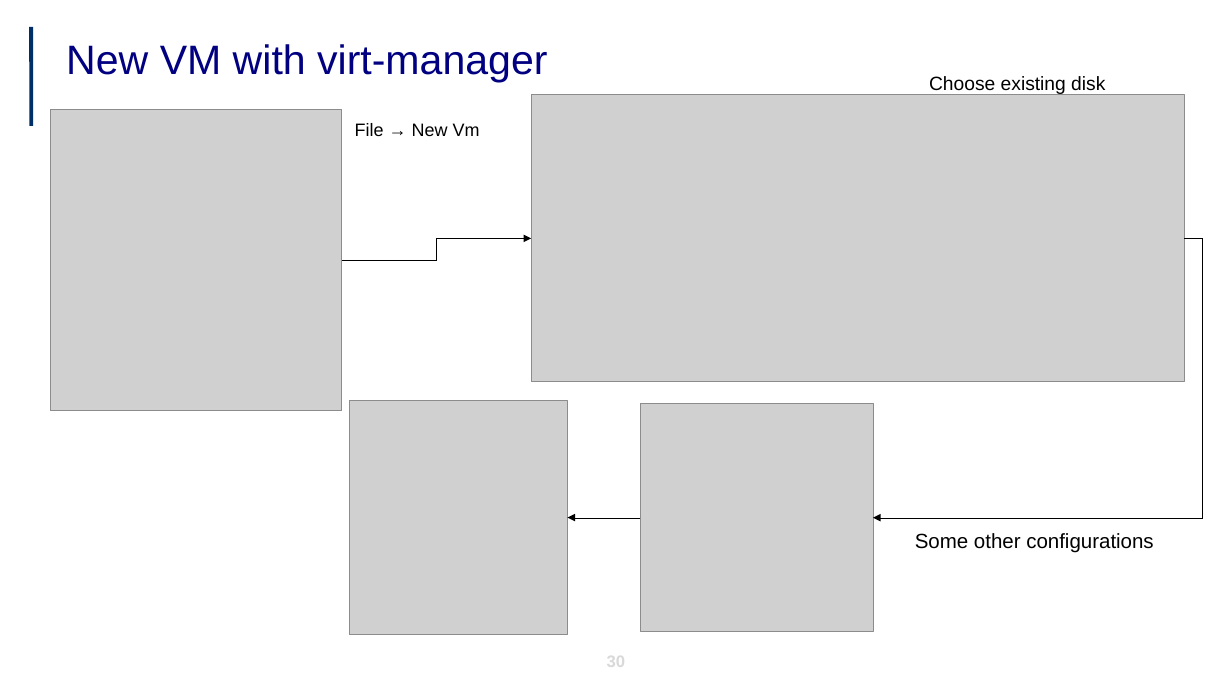
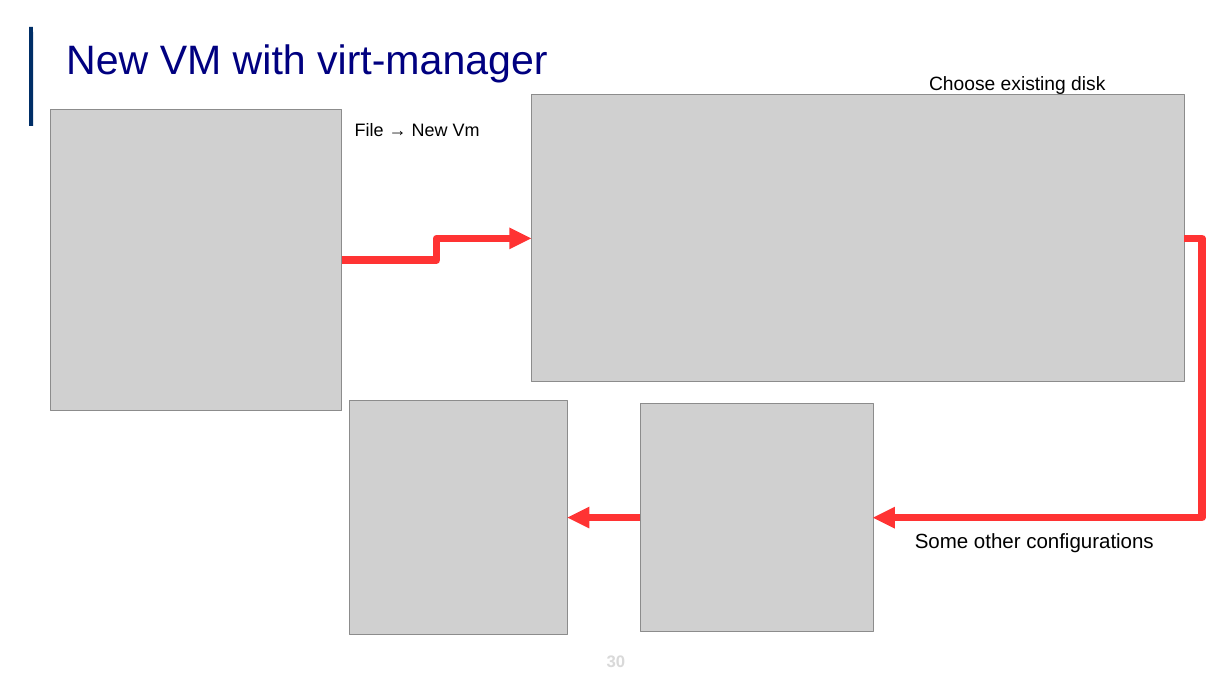
Before and after one commit to jicarretero/SummitMalaga2017, a slide deck: slide 30 of FiwareUtrecht.odp. Drawn at 1232x693 pixels with LibreOffice and Linux fonts; fonts in the diff are those of the drawing; grey boxes stand for pictures; background and template pictures are left out. Boxes give left, top, right and bottom in pixels: in the first picture for what was removed or moved away, otherwise in the second. Text is boxed around its words. In the diff, an @@ line names an element or a change of style, - is before the commit and + after.

```diff
--- a/FiwareUtrecht.odp
+++ b/FiwareUtrecht.odp
@@ elbow arrow (342, 260) - (531, 238): stroke #000000 0 pt to #FF3333 5.67 pt @@
@@ elbow arrow (1185, 238) - (873, 518): stroke #000000 0 pt to #FF3333 5.67 pt @@
@@ elbow arrow (640, 518) - (567, 518): stroke #000000 0 pt to #FF3333 5.67 pt @@
```
Also in this commit, not shown: 2 other slides changed, 6 slides added, 5 slides removed, 2 other files.
